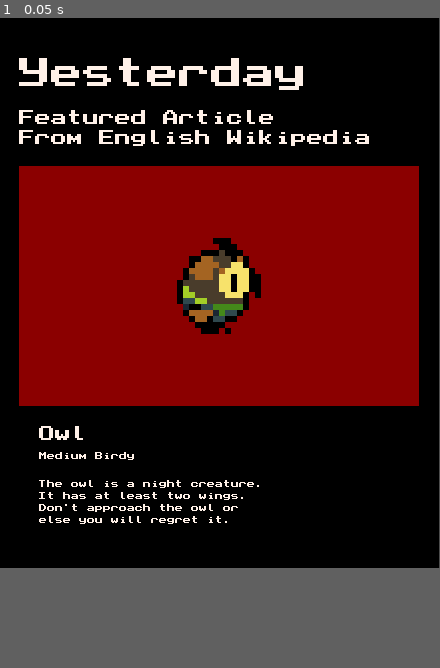
Above: before the commit, frame 1.
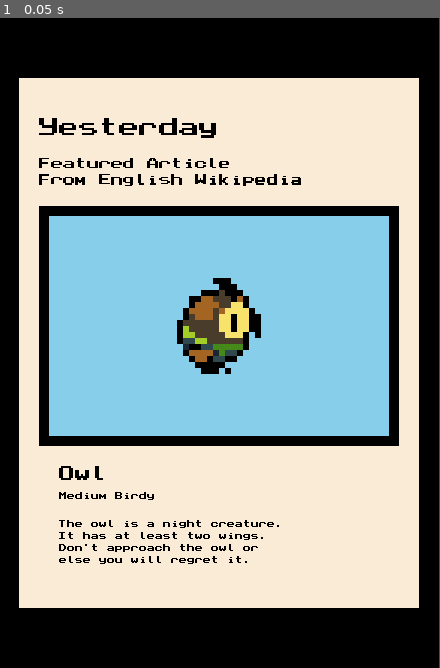
Above: after the commit, the same moment.

Repository: pilsef/drawing-nl
Game: Godot game, scene res://Root.tscn
The game is run twice, just before and just after one commit, with the same random seed, the same clock (stepped at 60 frames per second) and the same inputs.
Inputs:
- Up to frame 1 (0.05 s): no input
In our replay, the window is 440x550 before the commit and 440x650 after it. These sizes can differ from the game's own. Grey fills any space a smaller window leaves; there, only what the larger window draws over its background counts as a difference.

The runs differ from the first frame. In frame 1, 70% of the frame differs, in the area x 4-100%, y 6-100%.

Commit message:
add fn for tinted, allow non-integer scaling

Diff:
--- a/Revertible.gd
+++ /dev/null
@@ -1,55 +0,0 @@
-#extends RefCounted
-#
-#class_name Revertible
-#
-#var operations = []
-#
-#func operation_append(inst, method, args):
-	#operations.append([funcref(inst, method), args])
-	#
-#func revert():
-	#while (!operations.is_empty()):
-		#var next = operations.pop_back()
-		#var fref:FuncRef = next[0]
-		#fref.call_funcv(next[1])
-#
-#func create(clazz):
-	#return did_create(clazz.new())
-	#
-#func did_create(obj):
-	#operation_append(obj, "queue_free", [])
-	#return obj
-	#
-#func branch(script_rev = get_script()):
-	#var rev = script_rev.new() # no need to queue_free since reference
-	#operation_append(rev, "revert", [])
-	#return rev
-#
-#func add_child(parent, child):
-	#parent.add_child(child)
-	#operation_append(parent, "remove_child", [child])
-	#
-#func remove_child(child:Node):
-	#var parent = child.get_parent()
-	#parent.remove_child(child)
-	#operation_append(parent, "add_child", [child])
-	#
-#func did_add_child(parent, child):
-	#operation_append(parent, "remove_child", [child])
-	#
-#func swap_child(child_old, child_new):
-	#var parent:Node = child_old.get_parent()
-	#parent.add_sibling(child_old, child_new)
-	#parent.remove_child(child_old)
-#
-	#operation_append(parent, "remove_child", [child_new])
-	#operation_append(parent, "add_sibling", [child_new, child_old])
-#
-#func set_property(inst, prop, val):
-	#operation_append(inst, "set", [prop, inst.get(prop)])
-	#inst.set(prop, val)
-	#
-#func conn(inst:Object, signl, target, method, arr_binds = []):
-	#operation_append(inst, "disconnect", [signl, target, method])
-## warning-ignore:return_value_discarded
-	#inst.connect(signl, Callable(target, method).bind(arr_binds))
--- a/Root.tscn
+++ b/Root.tscn
@@ -5,6 +5,3 @@
 [node name="Root" type="Node2D"]
 position = Vector2(-1, 0)
 script = ExtResource("1")
-
-[node name="Sprite2D" type="Sprite2D" parent="."]
-centered = false
--- a/fn/FnGu.gd
+++ b/fn/FnGu.gd
@@ -6,16 +6,22 @@
 
 	var rq_owl = tex(load("res://tex/owl.png"))
 
-	return embedded_abs(Color.AQUA, Vector2(100,100), rq_owl).exec()
+	return embedded(Color.AQUA, Vector2(100,100), rq_owl).exec()
 
-static func embedded_abs(color:Color, size:Vector2, rq_gu:Fn = null):
+static func embedded(color:Color, size:Vector2, rq_gu:Fn = null):
 	var rq_embedded = FnGuEmbedded.new()
 	rq_embedded.color = color
 	rq_embedded.size = size
 	rq_embedded.rq_gu = rq_gu
 	return rq_embedded
 
-static func embedded_rel(
+static func padgrounded_hv(color:Color, pad_h, pad_v, rq_gu:Fn = null):
+	return padgrounded(color, pad_h, pad_h, pad_v, pad_v, rq_gu)
+
+static func padgrounded_a(color:Color, pad, rq_gu:Fn = null):
+	return padgrounded(color, pad, pad, pad, pad, rq_gu)
+
+static func padgrounded(
 	color:Color, pad_l, pad_r, pad_t, pad_b, rq_gu:Fn = null
 ):
 	return decorated(
@@ -132,6 +138,12 @@
 	rq_gu.txt = txt
 	return rq_gu
 
+static func tinted(color:Color, rq_gu:Fn = null) -> Fn:
+	var rq_gu_tinted = FnGuTinted.new()
+	rq_gu_tinted.color = color
+	rq_gu_tinted.rq_gu = rq_gu
+	return rq_gu_tinted
+
 static func backgrounded(color:Color, rq_gu:Fn = null) -> Fn:
 	var rq_gu_backgrounded = FnGuBackgrounded.new()
 	rq_gu_backgrounded.color = color
@@ -156,7 +168,7 @@
 static func padded_v(top, bottom, rq_gu:Fn = null):
 	return padded(0, 0, top, bottom, rq_gu)
 
-static func scaled(scale:int, rq_gu:Fn = null) -> Fn:
+static func scaled(scale, rq_gu:Fn = null) -> Fn:
 	var rq_gu_scaled = FnGuScaled.new()
 	rq_gu_scaled.scale = scale
 	rq_gu_scaled.rq_gu = rq_gu
--- a/fn/FnGuScaled.gd
+++ b/fn/FnGuScaled.gd
@@ -2,7 +2,7 @@
 
 class_name FnGuScaled
 
-@export var scale = 2
+@export var scale = 2.0
 @export var rq_gu: Fn
 
 func exec():
--- /dev/null
+++ b/fn/FnGuTinted.gd
@@ -0,0 +1,12 @@
+extends Fn
+
+class_name FnGuTinted
+
+@export var color = Color.BLACK
+@export var rq_gu : Fn
+
+func exec():
+	var gu = rq_gu.exec()
+	gu.modulate = color
+
+	return gu
--- a/fn/examples/FnGuWikiPage.gd
+++ b/fn/examples/FnGuWikiPage.gd
@@ -16,19 +16,20 @@
 
 	var top_block = chained_rq(
 		[
-			scaled(4, textd("Yesterday")),
+			scaled(2.5, textd("Yesterday")),
 			space_v(20),
-			scaled(2, textd("Featured Article")),
+			scaled(1.5, textd("Featured Article")),
 			space_v(4),
-			scaled(2, textd("From English Wikipedia"))
+			scaled(1.5, textd("From English Wikipedia"))
 		], Pos.BOTTOM_LEFT, Dir.DOWN_RIGHT
 	)
+	top_block = tinted(Color.BLACK, top_block)
 
 	var rq_photo = decorated(
 		[
 			scaled(6),
-			#padded(150, 150, 80, 80),
-			embedded_abs(Color.DARK_RED, Vector2(400, 240))
+			embedded(Color.SKY_BLUE, Vector2(340, 220)),
+			padgrounded_a(Color.BLACK, 10)
 		], tex(tex_img)
 	)
 
@@ -44,6 +45,7 @@
 			)
 		]
 	)
+	rq_description = tinted(Color.BLACK, rq_description)
 
 	var rq_content = chained_rq(
 		[
@@ -55,4 +57,6 @@
 		], Pos.BOTTOM_LEFT, Dir.DOWN_RIGHT
 	)
 
-	return embedded_rel(Color.BLACK, 20, 20, 40, 40, rq_content).exec()
+	var rq_screen = padgrounded(Color.ANTIQUE_WHITE, 20, 20, 40, 40, rq_content)
+
+	return padgrounded_hv(Color.BLACK, 20, 60, rq_screen).exec()
